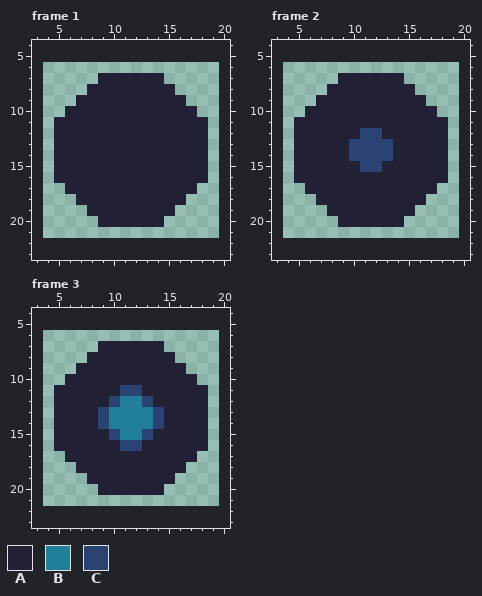
Two versions of one pixel-art file, Assets/Sprites/Sprite originals/Mana orb.ase. This is how it looked before the edit.
16x16 pixels, 13 frames. Shown: frame 1: x 3..20, y 4..23; frame 2: x 3..20, y 4..23; frame 3: x 3..20, y 4..23. The old version is drawn lined up with the new one, on the new canvas. The commit also changed other frames, which this record leaves out.
Visible layers, top first: "Layer 5", "Layer 4", "Layer 3", "Layer 2", "Layer 1", "Silhouette".
Palette (. is transparent): A #222034  B #227f99  C #2a4373
Pixels before, frame 1, first column x 5:
 7 ....AAAAAA....
 8 ...AAAAAAAA...
 9 ..AAAAAAAAAA..
10 .AAAAAAAAAAAA.
11 AAAAAAAAAAAAAA
12 AAAAAAAAAAAAAA
13 AAAAAAAAAAAAAA
14 AAAAAAAAAAAAAA
15 AAAAAAAAAAAAAA
16 AAAAAAAAAAAAAA
17 .AAAAAAAAAAAA.
18 ..AAAAAAAAAA..
19 ...AAAAAAAA...
20 ....AAAAAA....
Pixels before, frame 2, first column x 5:
 7 ....AAAAAA....
 8 ...AAAAAAAA...
 9 ..AAAAAAAAAA..
10 .AAAAAAAAAAAA.
11 AAAAAAAAAAAAAA
12 AAAAAACCAAAAAA
13 AAAAACCCCAAAAA
14 AAAAACCCCAAAAA
15 AAAAAACCAAAAAA
16 AAAAAAAAAAAAAA
17 .AAAAAAAAAAAA.
18 ..AAAAAAAAAA..
19 ...AAAAAAAA...
20 ....AAAAAA....
Pixels before, frame 3, first column x 5:
 7 ....AAAAAA....
 8 ...AAAAAAAA...
 9 ..AAAAAAAAAA..
10 .AAAAAAAAAAAA.
11 AAAAAACCAAAAAA
12 AAAAACBBCAAAAA
13 AAAACBBBBCAAAA
14 AAAACBBBBCAAAA
15 AAAAACBBCAAAAA
16 AAAAAACCAAAAAA
17 .AAAAAAAAAAAA.
18 ..AAAAAAAAAA..
19 ...AAAAAAAA...
20 ....AAAAAA....
The same view after the edit:
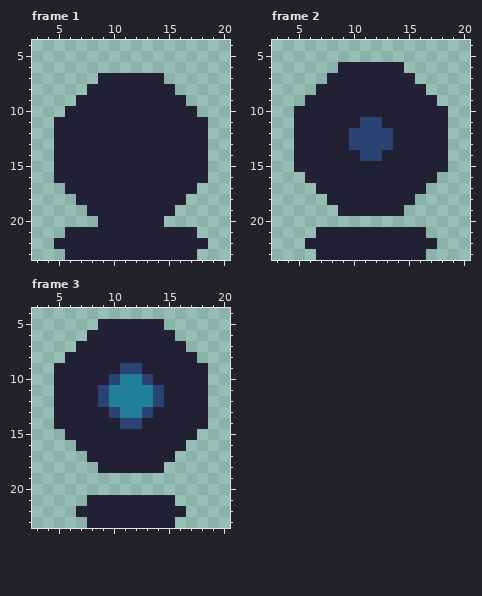
Difference:
canvas 16x16 -> 24x24, the old top-left corner now at 4,6
Changed rows in their new state; - is an unchanged pixel.
Frame 1:
first column x 5:
21 -AAAAAAAAAAAA-
22 AAAAAAAAAAAAAA
23 -AAAAAAAAAAAA-
Frame 2:
first column x 5:
 6 ----AAAAAA----
 7 ---A------A---
 8 --A--------A--
 9 -A----------A-
10 A------------A
11 ------CC------
12 -----C--C-----
14 -----A--A-----
15 ------AA------
16 .------------.
17 -.----------.-
18 --.--------.--
19 ---.------.---
20 ----......----
21 --AAAAAAAAAA--
22 -AAAAAAAAAAAA-
23 --AAAAAAAAAA--
Frame 3:
first column x 5:
 5 ----AAAAAA----
 6 ---AAAAAAAA---
 7 --AA------AA--
 8 -AA--------AA-
 9 AA----CC----AA
10 A----CBBC----A
11 ----CBBBBC----
12 ----CB--BC----
13 ----AC--CA----
14 ----AACCAA----
15 .----AAAA----.
16 ..----AA----..
17 -..--------..-
18 --..------..--
19 ---........---
20 ----......----
21 ---AAAAAAAA---
22 --AAAAAAAAAA--
23 ---AAAAAAAA---
